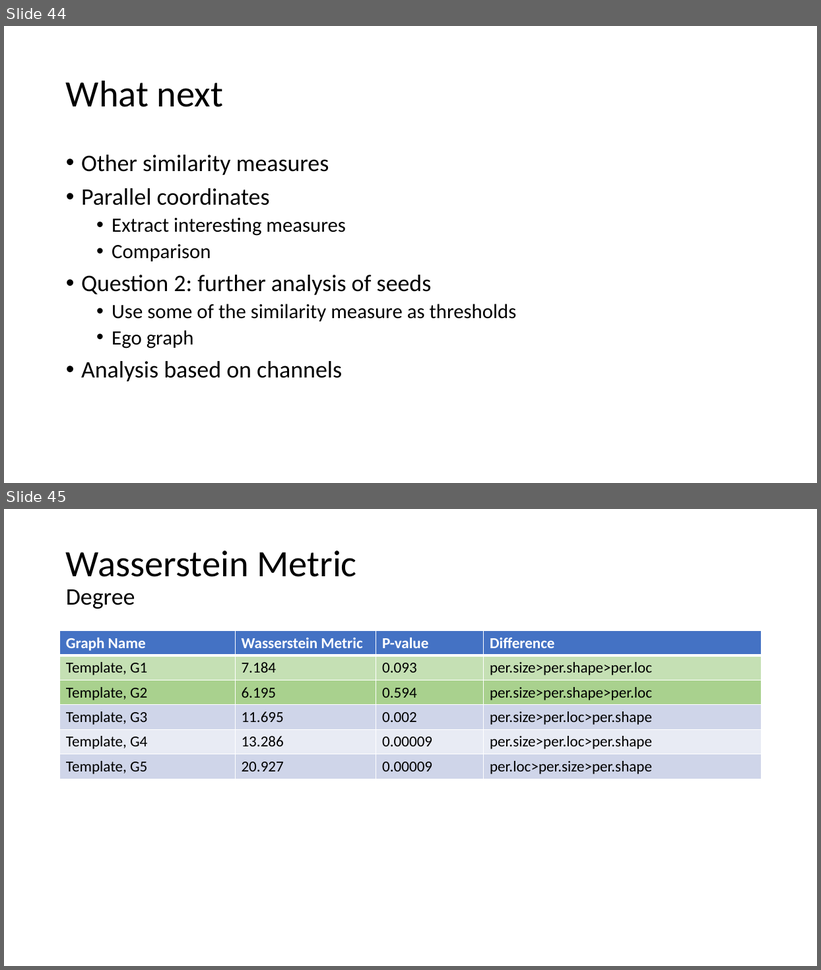
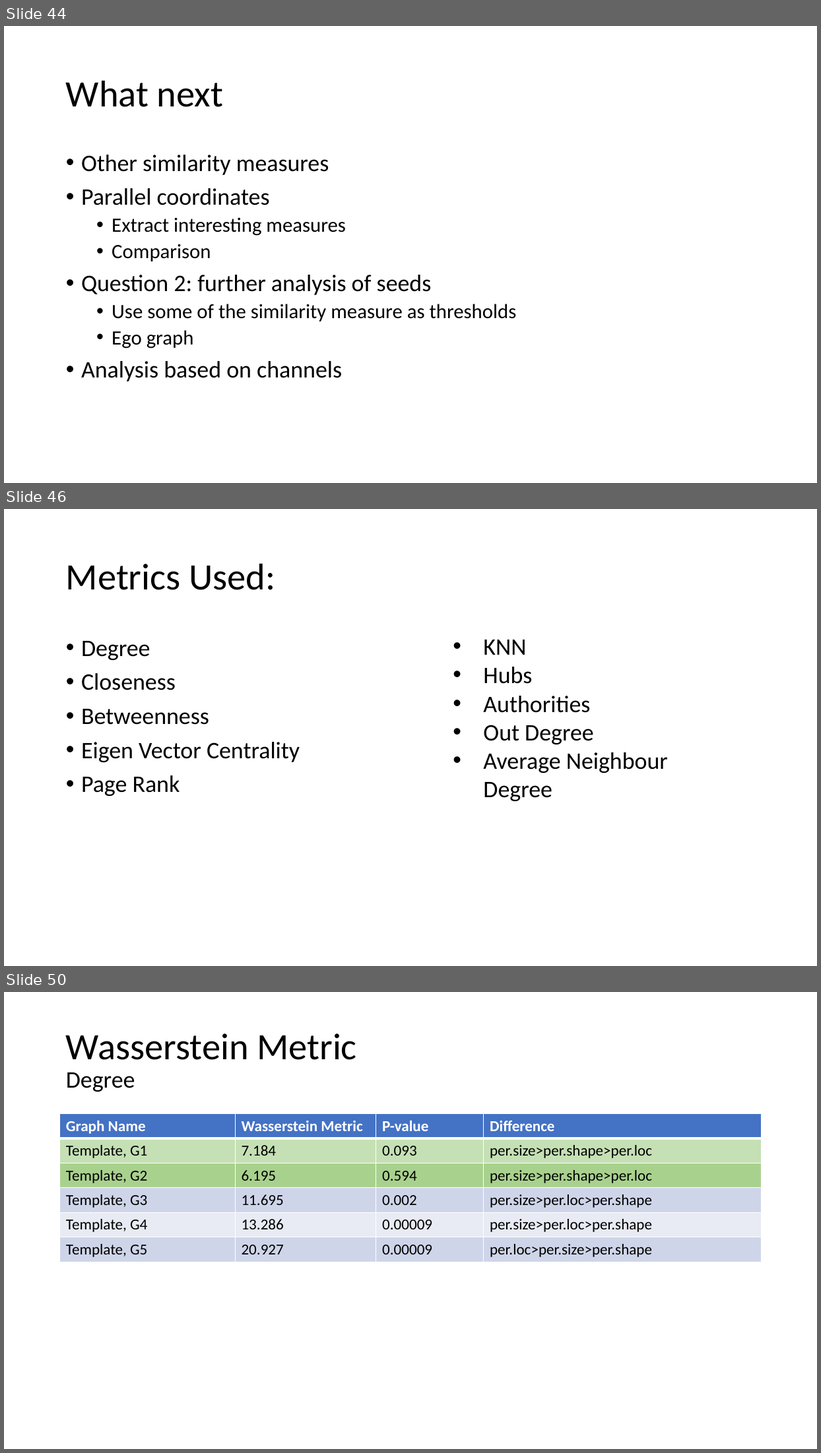
Before and after one commit to AtrayeeNeog/Visualization_2019-20, a slide deck: Documentation/Presentation/Project_Presentation_v3.pptx. Shown one above the other, each under a label of ours: slides 44 and 45 before the commit, slides 44, 46 and 50 after it; the slides between them are not shown. The pictures are 821x970 and 821x1453 pixels, drawn with LibreOffice and Linux fonts; fonts in the diff are those of the drawing. Boxes give left, top, right and bottom in pixels: in the first picture for what was removed or moved away, otherwise in the second. Text is boxed around its words. In the diff, an @@ line names an element or a change of style, - is before the commit and + after.

```diff
--- a/Documentation/Presentation/Project_Presentation_v3.pptx
+++ b/Documentation/Presentation/Project_Presentation_v3.pptx
@@ slide 46 added at (4, 509, 817, 966), background #FFFFFF @@
@@ title added at (66, 563, 276, 590), 44 pt, text #000000 @@
+Metrics Used:
@@ text added at (81, 641, 300, 796), 28 pt, text #000000 @@
+• Degree
+• Closeness
+• Betweenness
+• Eigen Vector Centrality
+• Page Rank
@@ text added at (483, 640, 668, 801), 28 pt, text #000000 @@
+• KNN
+• Hubs
+• Authorities
+• Out Degree
+• Average Neighbour Degree
@@ what was slide 45 is now slide 50 @@
```
Also in this commit, not shown: 6 other slides added, 42 slides removed, 2 other files.
